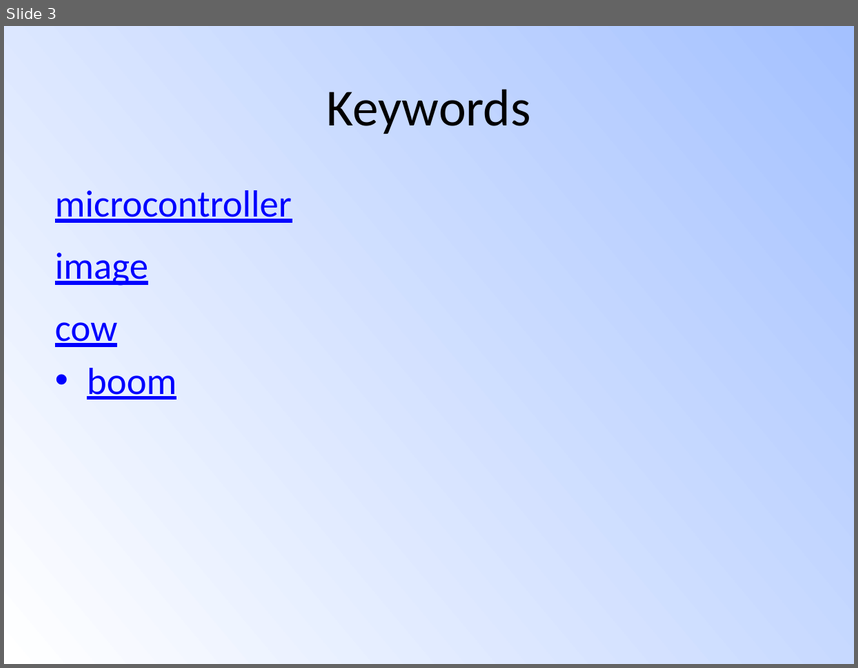
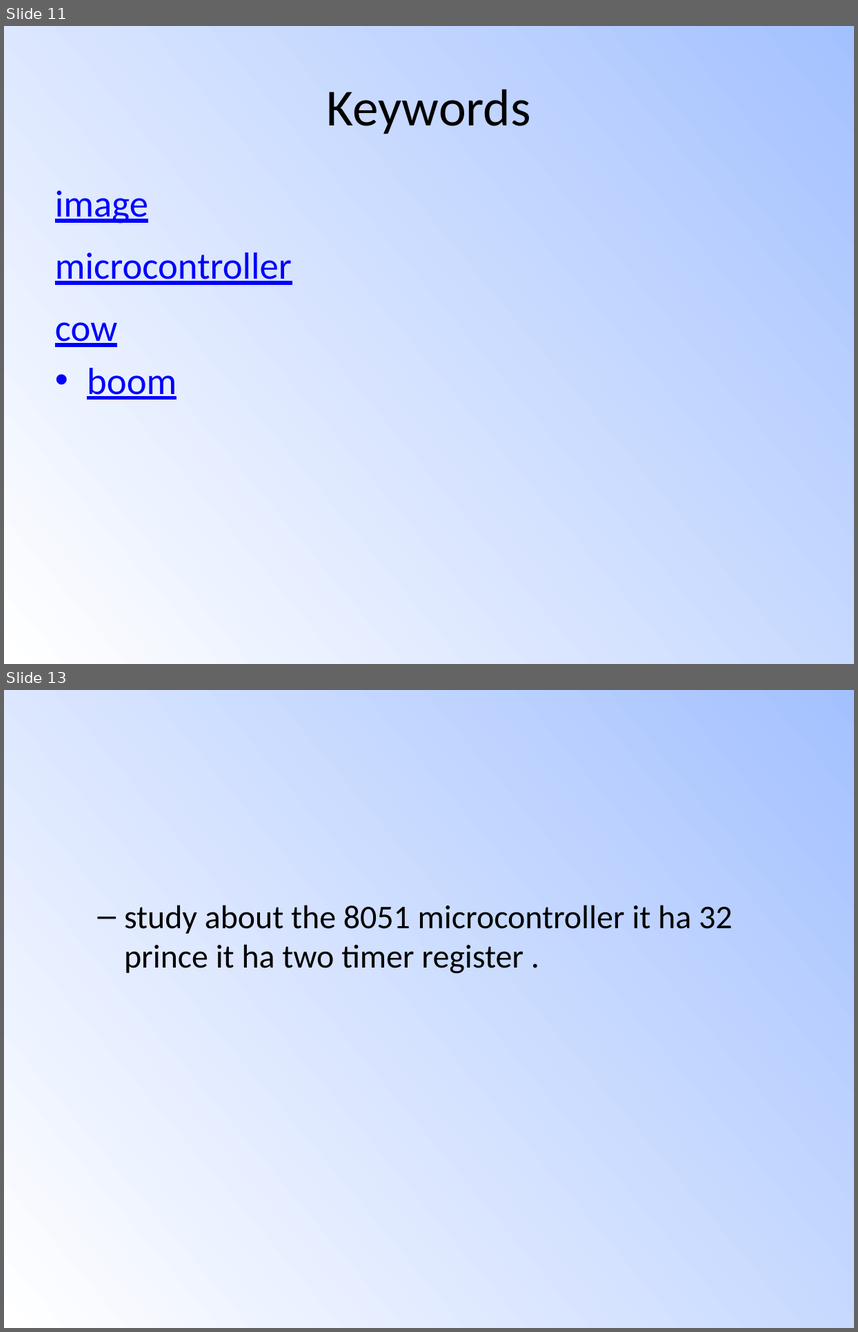
Before and after one commit to Siddhant-Ray/SlideEZ, a slide deck: testppt3.pptx. Shown one above the other, each under a label of ours: slide 3 before the commit, slides 11 and 13 after it; the slides between them are not shown. The pictures are 858x668 and 858x1332 pixels, drawn with LibreOffice and Linux fonts; fonts in the diff are those of the drawing. Boxes give left, top, right and bottom in pixels: in the first picture for what was removed or moved away, otherwise in the second. Text is boxed around its words. In the diff, an @@ line names an element or a change of style, - is before the commit and + after.

```diff
--- a/testppt3.pptx
+++ b/testppt3.pptx
@@ slide 13 added at (4, 690, 854, 1328), background gradient #FFFFFF to #A4C4FF @@
@@ text added at (124, 905, 732, 974), 28 pt, text #000000 @@
+  – study about the 8051 microcontroller it ha 32 prince it ha two timer register .
@@ what was slide 3 is now slide 11 @@
@@ slide 11 changed as well @@
@@ text at (55, 190, 292, 399): text changed @@
-• microcontroller
-  image
-  cow
-  boom
+• image
+  microcontroller
+  cow
+  boom
```
Also in this commit, not shown: 1 other slide changed, 18 other slides added, 2 slides removed, 8 other files.
